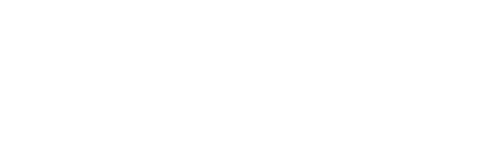
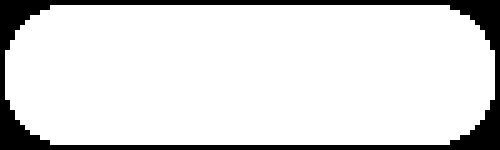
The second (500, 150) image is a revision of the first. Changes to its layers:
painted on "Foreground" over [5, 5, 495, 50]
showed "Simulated Background" over [0, 0, 500, 150]
